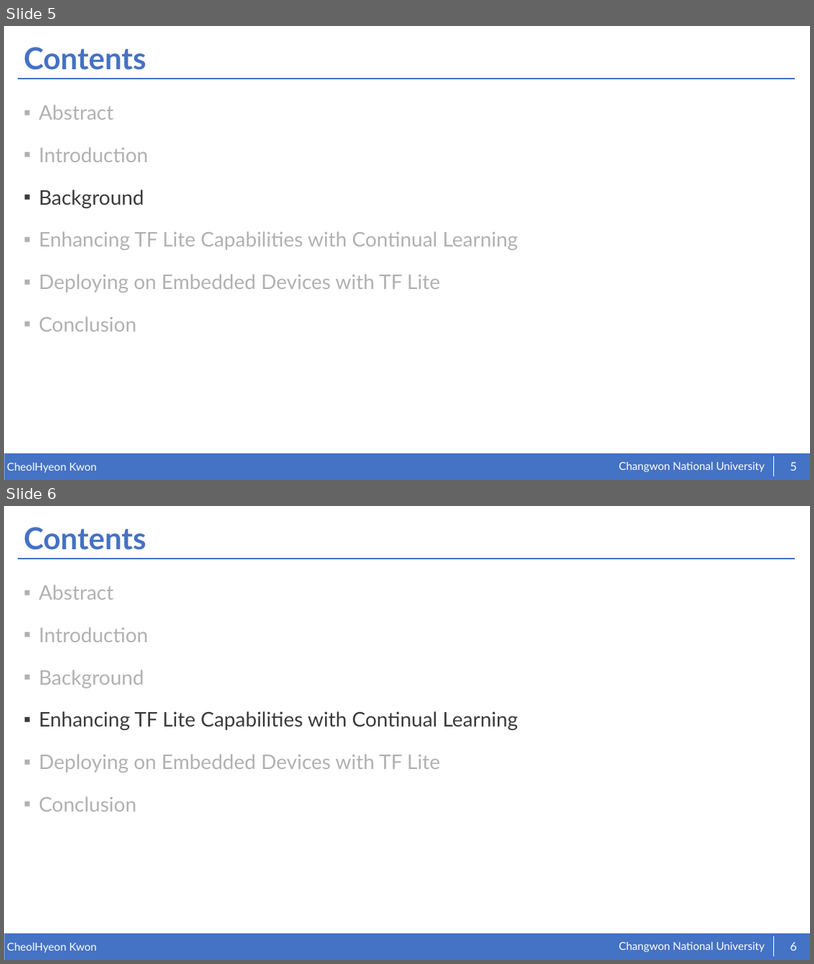
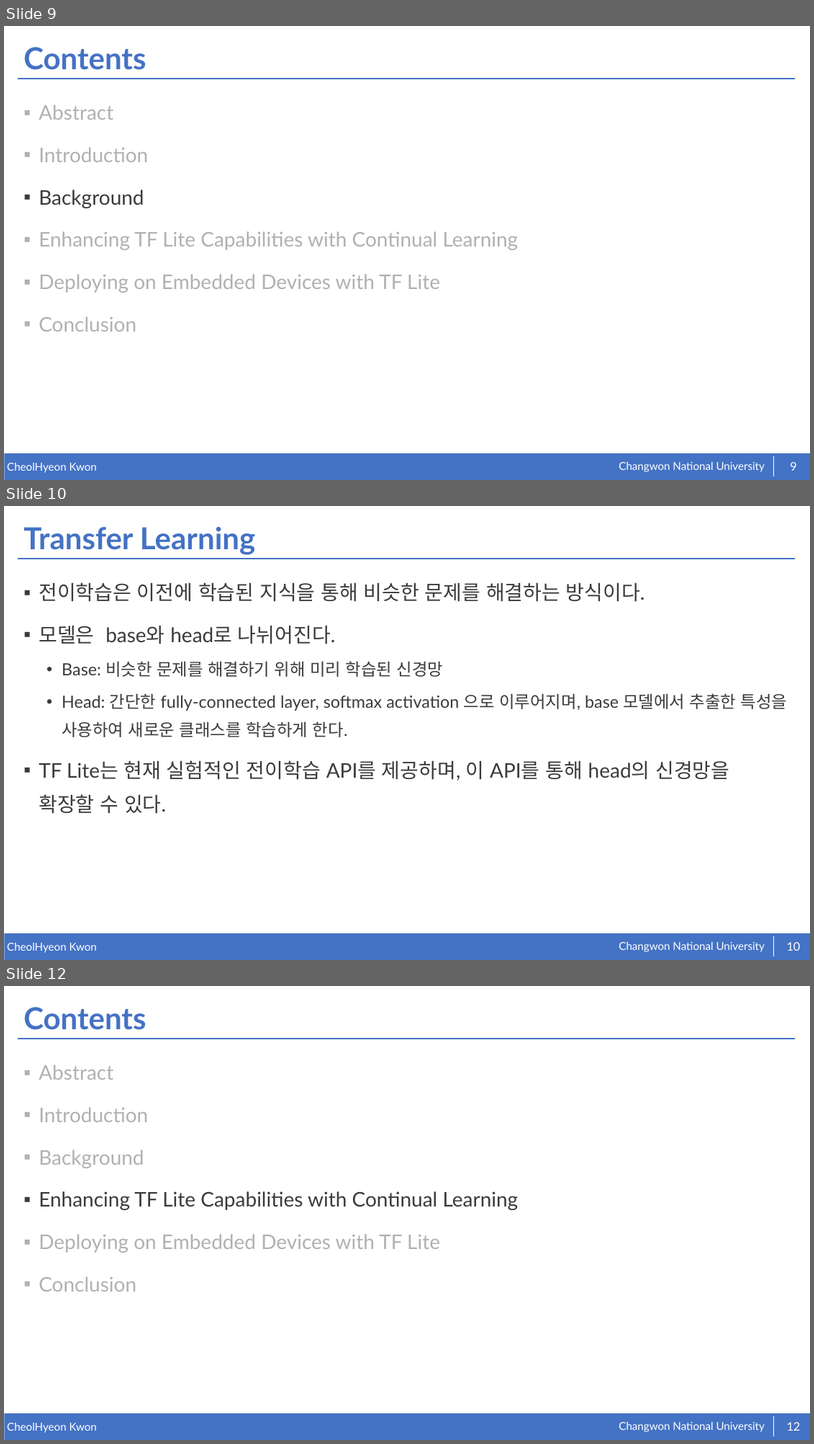
Before and after one commit to kkcchh9999/Studied_in_NOSLab, a slide deck: presentation/Continual Learning on the Edge with TensorFlow Lite.pptx. Shown one above the other, each under a label of ours: slides 5 and 6 before the commit, slides 9, 10 and 12 after it; the slides between them are not shown. The pictures are 814x964 and 814x1444 pixels, drawn with LibreOffice and Linux fonts; fonts in the diff are those of the drawing. Boxes give left, top, right and bottom in pixels: in the first picture for what was removed or moved away, otherwise in the second. Text is boxed around its words. In the diff, an @@ line names an element or a change of style, - is before the commit and + after.

```diff
--- a/presentation/Continual Learning on the Edge with TensorFlow Lite.pptx
+++ b/presentation/Continual Learning on the Edge with TensorFlow Lite.pptx
@@ slide 10 added at (4,506,810,960), background #FFFFFF; not listed: 5 template elements that a slide beside it also shows @@
@@ title added at (23,527,255,555), 36 pt, text #4472C4, bold @@
+Transfer Learning
@@ text added at (39,582,787,813), 20 pt, text #3B3B3B @@
+▪ 전이학습은 이전에 학습된 지식을 통해 비슷한 문제를 해결하는 방식이다.
+▪ 모델은 base와 head로 나뉘어진다.
+  • Base: 비슷한 문제를 해결하기 위해 미리 학습된 신경망
+  • Head: 간단한 fully-connected layer, softmax activation 으로 이루어지며, base 모델에서 추출한 특성을 사용하여 새로운 클래스를 학습하게 한다.
+▪ TF Lite는 현재 실험적인 전이학습 API를 제공하며, 이 API를 통해 head의 신경망을 확장할 수 있다.
@@ page number added at (787,942,801,950), 14 pt, text #FFFFFF @@
+10
@@ what was slide 5 is now slide 9 @@
@@ page number at (790,462,797,470): text changed @@
-5
+9
@@ what was slide 6 is now slide 12 @@
@@ page number at (787,1422,801,1430): text changed @@
-6
+12
```
Also in this commit, not shown: 1 slide changed, 5 other slides added.
